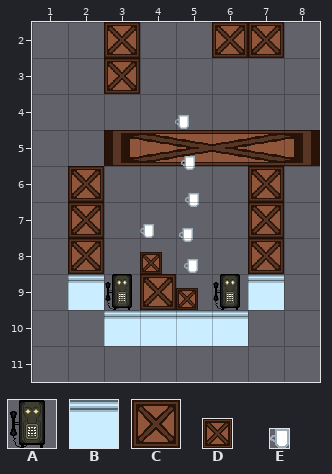
Tiled map, stored at engine/levels/MAP1.tmx. Above: the version before the commit.
Cells are 50x50 px. Shown: x 1..8, y 2..11.
Key: from "OBJECTS": A 0 "phone", B 14 "wall", C 19 "crate", D 20 "cratesmall", E 21 "cup1".
Objects are placed by their top-left corner, in cells (3,4 is the top-left corner of cell 3,4); size is 1x1 cell unless given.
Layers that did not change in this view are not listed.
Objects on layer "Objects" before:
C "crate" at 3,2
C "crate" at 6,2
C "crate" at 7,2
C "crate" at 3,3
E "cup1" at 5,4.6 size 0.4x0.4
C "crate" at 3,5 size 6x1
E "cup1" at 5.1,5.7 size 0.4x0.4
C "crate" at 7,6
C "crate" at 2,6
E "cup1" at 5.2,6.8 size 0.4x0.4
E "cup1" at 4,7.6 size 0.4x0.4
C "crate" at 2,7
C "crate" at 7,7
E "cup1" at 5.1,7.7 size 0.4x0.4
E "cup1" at 5.2,8.6 size 0.4x0.4
D "cratesmall" at 4,8.4 size 0.6x0.6
C "crate" at 2,8
C "crate" at 7,8
A "phone" at 3,9
A "phone" at 6,9
C "crate" at 4,9
D "cratesmall" at 5,9.4 size 0.6x0.6
B "wall" at 2,9
B "wall" at 7,9
B "wall" at 3,10
B "wall" at 4,10
B "wall" at 5,10
B "wall" at 6,10
The result:
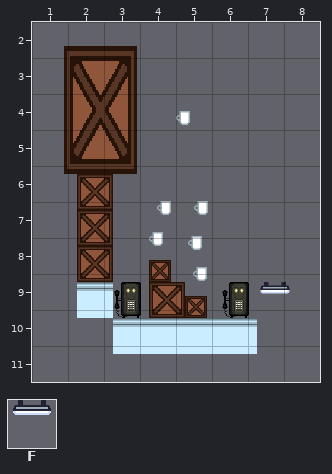
Further tiles: from "OBJECTS": F 28 "lightbulb".
The edit:
{"change": "layer \"Objects\" offset 0,0 -> 13,11 px"}
{"where": "layer \"Objects\""}
{"was": "C \"crate\" at 3,5 size 6x1", "now": "C \"crate\" at 1.9,2.7 size 2x3.5"}
{"was": "E \"cup1\" at 5.1,5.7 size 0.4x0.4", "now": "E \"cup1\" at 4.5,7 size 0.4x0.4"}
{"now": "F \"lightbulb\" at 7.3,9.2"}
{"was": "C \"crate\" at 3,2"}
{"was": "C \"crate\" at 6,2"}
{"was": "C \"crate\" at 7,2"}
{"was": "C \"crate\" at 3,3"}
{"was": "C \"crate\" at 7,6"}
{"was": "C \"crate\" at 7,7"}
{"was": "C \"crate\" at 7,8"}
{"was": "B \"wall\" at 7,9"}
